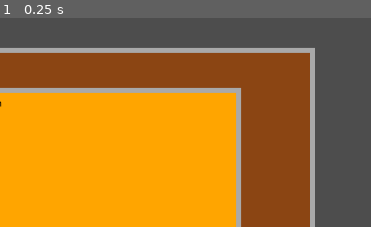
Above: before the commit, frame 1.
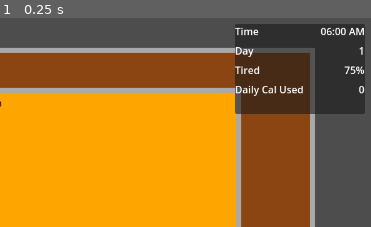
Above: after the commit, the same moment.

Repository: nexus382/firetower-game
Game: Godot game, scene res://scenes/Main.tscn
Two runs of this game, one before a commit and one after it. Both use one fixed random seed, a clock stepped at 60 frames per second and the inputs below.
Inputs:
- Up to frame 1 (0.25 s): no input
The pictures show only the part of the screen within x 50-100%, y 0-50%; the shares and areas given below are measured in that part.

The runs differ from the first frame. In frame 1, 15% of the frame differs, in the area x 63-99%, y 2-46%.
Error after the commit: Parse Error: Cannot infer the type of "base_minutes" variable because the value doesn't have a set type. (res://scripts/GameManager.gd:78)

Commit message:
Add time system and redesign HUD panel

Diff:
--- a/scenes/Main.tscn
+++ b/scenes/Main.tscn
@@ -1,12 +1,21 @@
-[gd_scene load_steps=4 format=3 uid="uid://clrcv081gblwd"]
+[gd_scene load_steps=6 format=3 uid="uid://clrcv081gblwd"]
 
 [ext_resource type="Script" path="res://scripts/GameManager.gd" id="1"]
 [ext_resource type="Script" path="res://scripts/Player.gd" id="2"]
 [ext_resource type="Script" path="res://scripts/CameraController.gd" id="3"]
 [ext_resource type="Script" path="res://scripts/TowerManager.gd" id="4"]
+[ext_resource type="Script" path="res://scripts/ui/HUD.gd" id="5"]
+[ext_resource type="Script" path="res://scripts/ui/TaskMenu.gd" id="6"]
 
 [sub_resource type="RectangleShape2D" id="1"]
 size = Vector2(32, 32)
+
+[sub_resource type="StyleBoxFlat" id="2"]
+bg_color = Color(0, 0, 0, 0.45)
+corner_radius_top_left = 8
+corner_radius_top_right = 8
+corner_radius_bottom_right = 8
+corner_radius_bottom_left = 8
 
 [node name="Main" type="Node2D"]
 
@@ -34,3 +43,126 @@
 color = Color(0, 0, 1, 1)
 
 [node name="UI" type="CanvasLayer" parent="."]
+
+[node name="HUD" type="Control" parent="UI"]
+anchor_right = 1.0
+anchor_bottom = 1.0
+script = ExtResource("5")
+
+[node name="StatsPanel" type="PanelContainer" parent="UI/HUD"]
+anchor_left = 1.0
+anchor_right = 1.0
+offset_left = -224.0
+offset_top = 16.0
+offset_right = -16.0
+offset_bottom = 160.0
+custom_styles/panel = SubResource("2")
+
+[node name="Rows" type="VBoxContainer" parent="UI/HUD/StatsPanel"]
+anchor_right = 1.0
+anchor_bottom = 1.0
+offset_left = 16.0
+offset_top = 16.0
+offset_right = -16.0
+offset_bottom = -16.0
+theme_override_constants/separation = 8
+
+[node name="TimeRow" type="HBoxContainer" parent="UI/HUD/StatsPanel/Rows"]
+size_flags_horizontal = 3
+
+[node name="TimeLabel" type="Label" parent="UI/HUD/StatsPanel/Rows/TimeRow"]
+text = "Time"
+size_flags_horizontal = 3
+
+[node name="TimeValue" type="Label" parent="UI/HUD/StatsPanel/Rows/TimeRow"]
+horizontal_alignment = 2
+text = "06:00 AM"
+
+[node name="DayRow" type="HBoxContainer" parent="UI/HUD/StatsPanel/Rows"]
+size_flags_horizontal = 3
+
+[node name="DayLabel" type="Label" parent="UI/HUD/StatsPanel/Rows/DayRow"]
+text = "Day"
+size_flags_horizontal = 3
+
+[node name="DayValue" type="Label" parent="UI/HUD/StatsPanel/Rows/DayRow"]
+horizontal_alignment = 2
+text = "1"
+
+[node name="TiredRow" type="HBoxContainer" parent="UI/HUD/StatsPanel/Rows"]
+size_flags_horizontal = 3
+
+[node name="TiredLabel" type="Label" parent="UI/HUD/StatsPanel/Rows/TiredRow"]
+text = "Tired"
+size_flags_horizontal = 3
+
+[node name="TiredValue" type="Label" parent="UI/HUD/StatsPanel/Rows/TiredRow"]
+horizontal_alignment = 2
+text = "75%"
+
+[node name="DailyCalRow" type="HBoxContainer" parent="UI/HUD/StatsPanel/Rows"]
+size_flags_horizontal = 3
+
+[node name="DailyCalLabel" type="Label" parent="UI/HUD/StatsPanel/Rows/DailyCalRow"]
+text = "Daily Cal Used"
+size_flags_horizontal = 3
+
+[node name="DailyCalValue" type="Label" parent="UI/HUD/StatsPanel/Rows/DailyCalRow"]
+horizontal_alignment = 2
+text = "0"
+
+[node name="TaskMenu" type="Control" parent="UI"]
+anchor_left = 0.5
+anchor_top = 0.5
+anchor_right = 0.5
+anchor_bottom = 0.5
+offset_left = -160.0
+offset_top = -120.0
+offset_right = 160.0
+offset_bottom = 120.0
+script = ExtResource("6")
+
+[node name="Panel" type="Panel" parent="UI/TaskMenu"]
+anchor_right = 1.0
+anchor_bottom = 1.0
+
+[node name="VBox" type="VBoxContainer" parent="UI/TaskMenu/Panel"]
+anchor_right = 1.0
+anchor_bottom = 1.0
+custom_constants/separation = 12
+offset_left = 16.0
+offset_top = 16.0
+offset_right = -16.0
+offset_bottom = -16.0
+
+[node name="TitleLabel" type="Label" parent="UI/TaskMenu/Panel/VBox"]
+text = "Sleep Task"
+horizontal_alignment = 1
+
+[node name="HourSelector" type="HBoxContainer" parent="UI/TaskMenu/Panel/VBox"]
+size_flags_horizontal = 3
+alignment = 1
+custom_constants/separation = 12
+
+[node name="DecreaseButton" type="Button" parent="UI/TaskMenu/Panel/VBox/HourSelector"]
+text = "<"
+
+[node name="HoursValue" type="Label" parent="UI/TaskMenu/Panel/VBox/HourSelector"]
+custom_minimum_size = Vector2(48, 0)
+horizontal_alignment = 1
+vertical_alignment = 1
+text = "0"
+
+[node name="IncreaseButton" type="Button" parent="UI/TaskMenu/Panel/VBox/HourSelector"]
+text = ">"
+
+[node name="SummaryLabel" type="Label" parent="UI/TaskMenu/Panel/VBox"]
+text = "Each hour: +10% rest / -100 cal"
+horizontal_alignment = 1
+
+[node name="SleepButton" type="Button" parent="UI/TaskMenu/Panel/VBox"]
+text = "Rest"
+
+[connection signal="pressed" from="UI/TaskMenu/Panel/VBox/HourSelector/DecreaseButton" to="UI/TaskMenu" method="_on_decrease_button_pressed"]
+[connection signal="pressed" from="UI/TaskMenu/Panel/VBox/HourSelector/IncreaseButton" to="UI/TaskMenu" method="_on_increase_button_pressed"]
+[connection signal="pressed" from="UI/TaskMenu/Panel/VBox/SleepButton" to="UI/TaskMenu" method="_on_sleep_button_pressed"]
--- a/scripts/GameManager.gd
+++ b/scripts/GameManager.gd
@@ -1,5 +1,12 @@
 extends Node
 class_name GameManager
+
+const SleepSystem = preload("res://scripts/systems/SleepSystem.gd")
+const TimeSystem = preload("res://scripts/systems/TimeSystem.gd")
+const BodyWeightSystem = preload("res://scripts/systems/BodyWeightSystem.gd")
+
+signal time_changed(formatted_time: String)
+signal day_changed(day_index: int)
 
 # Core game state
 var current_day: int = 1
@@ -7,6 +14,11 @@
 
 # Player reference
 var player: CharacterBody2D
+
+# Simulation systems
+var sleep_system: SleepSystem
+var time_system: TimeSystem
+var body_weight_system: BodyWeightSystem
 
 func _ready():
     print("🎮 GameManager initialized - Day %d" % current_day)
@@ -16,6 +28,14 @@
     else:
         print("❌ Player not found!")
 
+    sleep_system = SleepSystem.new()
+    time_system = TimeSystem.new()
+    body_weight_system = BodyWeightSystem.new()
+
+    current_day = time_system.get_current_day()
+    time_system.time_changed.connect(_on_time_changed)
+    time_system.day_rolled_over.connect(_on_day_rolled_over)
+
 func pause_game():
     game_paused = true
     print("⏸️ Game paused")
@@ -23,3 +43,76 @@
 func resume_game():
     game_paused = false
     print("▶️ Game resumed")
+
+func get_sleep_system() -> SleepSystem:
+    """Expose the sleep system for UI consumers."""
+    return sleep_system
+
+func get_time_system() -> TimeSystem:
+    """Expose the shared timekeeper."""
+    return time_system
+
+func get_body_weight_system() -> BodyWeightSystem:
+    """Expose weight data for modifiers and UI."""
+    return body_weight_system
+
+func get_sleep_percent() -> float:
+    """Convenience accessor for tired meter value."""
+    return sleep_system.get_sleep_percent() if sleep_system else 0.0
+
+func get_daily_calories_used() -> int:
+    """Current daily calorie usage (can go negative)."""
+    return sleep_system.get_daily_calories_used() if sleep_system else 0
+
+func get_formatted_time() -> String:
+    return time_system.get_formatted_time() if time_system else "--:--"
+
+func set_difficulty_multiplier(value: float):
+    if time_system:
+        time_system.set_difficulty_multiplier(value)
+
+func get_effective_minutes_for_hours(hours: int) -> Dictionary:
+    if not time_system:
+        return {}
+    var weight_multiplier := _get_weight_time_multiplier()
+    var base_minutes := max(hours, 0) * 60
+    var preview := time_system.preview_minutes(base_minutes, weight_multiplier)
+    preview["weight_multiplier"] = weight_multiplier
+    preview["difficulty_multiplier"] = time_system.get_difficulty_multiplier() if time_system else 1.0
+    return preview
+
+func schedule_sleep(hours: int) -> Dictionary:
+    """Apply sleep hours and propagate calorie burn."""
+    if not sleep_system or not time_system:
+        return {}
+
+    var weight_multiplier := _get_weight_time_multiplier()
+    var time_result := time_system.advance_hours(hours, weight_multiplier)
+    var sleep_result := sleep_system.apply_sleep(hours)
+    sleep_result["time_spent_minutes"] = time_result.get("effective_minutes", 0)
+    sleep_result["finished_at"] = time_result.get("result_time", get_formatted_time())
+    sleep_result["rolled_days"] = time_result.get("rolled_days", 0)
+    sleep_result["finished_day"] = time_result.get("result_day", current_day)
+    print("⏱️ Sleep task used %d min (weight x%.2f) -> finished %s on Day %d" % [
+        sleep_result["time_spent_minutes"],
+        weight_multiplier,
+        sleep_result["finished_at"],
+        sleep_result["finished_day"]
+    ])
+    return sleep_result
+
+func _get_weight_time_multiplier() -> float:
+    if body_weight_system:
+        return body_weight_system.get_time_multiplier()
+    return 1.0
+
+func _on_time_changed(formatted_time: String):
+    time_changed.emit(formatted_time)
+
+func _on_day_rolled_over(new_day_index: int):
+    current_day = new_day_index
+    if sleep_system:
+        sleep_system.reset_daily_counters()
+    if body_weight_system:
+        body_weight_system.reset_daily_counters()
+    day_changed.emit(current_day)
--- a/scripts/systems/BodyWeightSystem.gd
+++ b/scripts/systems/BodyWeightSystem.gd
@@ -25,6 +25,14 @@
     SKINNY,        # 150-179 lbs
     NORMAL,        # 180-219 lbs
     OVERWEIGHT     # >= 220 lbs
+}
+
+# Task timing modifiers
+const WEIGHT_TIME_MULTIPLIERS := {
+    WeightCategory.MALNOURISHED: 1.35,
+    WeightCategory.SKINNY: 1.15,
+    WeightCategory.NORMAL: 1.0,
+    WeightCategory.OVERWEIGHT: 1.25
 }
 
 func _init():
@@ -144,3 +152,14 @@
         "net": daily_calories_consumed - daily_calories_burned,
         "category": get_weight_category_name()
     }
+
+func get_time_multiplier() -> float:
+    """Multiplier applied to task durations based on weight class"""
+    var category := get_weight_category()
+    return WEIGHT_TIME_MULTIPLIERS.get(category, 1.0)
+
+func reset_daily_counters():
+    """Clear per-day calorie tracking when the clock rolls over"""
+    daily_calories_consumed = 0
+    daily_calories_burned = 0
+    print("🔁 Body weight daily counters reset")
--- /dev/null
+++ b/scripts/systems/SleepSystem.gd
@@ -0,0 +1,88 @@
+extends RefCounted
+class_name SleepSystem
+
+# Sleep configuration
+const MIN_SLEEP_PERCENT: float = 0.0
+const MAX_SLEEP_PERCENT: float = 100.0
+const SLEEP_PERCENT_PER_HOUR: float = 10.0
+const CALORIES_PER_SLEEP_HOUR: int = 100
+
+# Signals for UI bindings
+signal sleep_percent_changed(new_percent: float)
+signal daily_calories_used_changed(new_total: int)
+
+# Internal state
+var sleep_percent: float = 75.0
+var daily_calories_used: int = 0
+
+func _init():
+    print("😴 SleepSystem ready with %.0f%% rest" % sleep_percent)
+
+func get_sleep_percent() -> float:
+    """Current tired meter value (0-100%)."""
+    return sleep_percent
+
+func get_daily_calories_used() -> int:
+    """Calories burned today from all activities."""
+    return daily_calories_used
+
+func apply_sleep(hours: int) -> Dictionary:
+    """Increase rest by scheduled sleep hours and track calorie burn."""
+    hours = max(hours, 0)
+    if hours == 0:
+        return {
+            "hours": 0,
+            "percent_gained": 0.0,
+            "new_percent": sleep_percent,
+            "calories_used": 0
+        }
+
+    var gained_percent = hours * SLEEP_PERCENT_PER_HOUR
+    var previous_percent = sleep_percent
+    sleep_percent = clamp(previous_percent + gained_percent, MIN_SLEEP_PERCENT, MAX_SLEEP_PERCENT)
+    var actual_gain = sleep_percent - previous_percent
+
+    var calories_spent = hours * CALORIES_PER_SLEEP_HOUR
+    daily_calories_used += calories_spent
+
+    sleep_percent_changed.emit(sleep_percent)
+    daily_calories_used_changed.emit(daily_calories_used)
+
+    print("🛌 Slept %d hour(s): +%.0f%% rest, %.0f%% total" % [hours, actual_gain, sleep_percent])
+    print("🔥 Daily calories used: %d" % daily_calories_used)
+
+    return {
+        "hours": hours,
+        "percent_gained": actual_gain,
+        "new_percent": sleep_percent,
+        "calories_used": calories_spent
+    }
+
+func consume_sleep(percent: float) -> float:
+    """Reduce rest by a raw percent (for tiring actions)."""
+    percent = max(percent, 0.0)
+    if percent == 0.0:
+        return 0.0
+
+    var previous_percent = sleep_percent
+    sleep_percent = clamp(previous_percent - percent, MIN_SLEEP_PERCENT, MAX_SLEEP_PERCENT)
+    var actual_spent = previous_percent - sleep_percent
+
+    if !is_zero_approx(actual_spent):
+        sleep_percent_changed.emit(sleep_percent)
+        print("😓 Spent %.0f%% rest (%.0f%% remaining)" % [actual_spent, sleep_percent])
+
+    return actual_spent
+
+func adjust_daily_calories(calorie_delta: int) -> int:
+    """Apply external calorie changes (e.g. meals) to the daily total."""
+    daily_calories_used += calorie_delta
+    daily_calories_used_changed.emit(daily_calories_used)
+    print("📊 Daily calorie delta adjusted by %d (total: %d)" % [calorie_delta, daily_calories_used])
+    return daily_calories_used
+
+func reset_daily_counters():
+    """Clear daily tracking at day rollover."""
+    daily_calories_used = 0
+    daily_calories_used_changed.emit(daily_calories_used)
+    print("🔄 Daily calorie usage reset")
--- /dev/null
+++ b/scripts/systems/TimeSystem.gd
@@ -0,0 +1,116 @@
+extends RefCounted
+class_name TimeSystem
+
+const MINUTES_PER_DAY: int = 1440
+const DAY_START_MINUTES: int = 360  # 6:00 AM baseline
+const MIN_DIFFICULTY_MULTIPLIER: float = 0.1
+
+signal time_changed(formatted_time: String)
+signal day_rolled_over(new_day: int)
+
+var current_day_index: int = 1
+var minutes_since_day_start: int = 0
+var difficulty_multiplier: float = 1.0
+
+func _init():
+    minutes_since_day_start = 0
+    print("🕒 TimeSystem ready at %s" % get_formatted_time())
+
+func set_difficulty_multiplier(value: float):
+    difficulty_multiplier = max(value, MIN_DIFFICULTY_MULTIPLIER)
+    print("🎚️ Difficulty multiplier set to %.2f" % difficulty_multiplier)
+
+func get_difficulty_multiplier() -> float:
+    return difficulty_multiplier
+
+func get_current_day() -> int:
+    return current_day_index
+
+func get_formatted_time() -> String:
+    return _format_minutes(minutes_since_day_start)
+
+func get_minutes_until_day_reset() -> int:
+    return MINUTES_PER_DAY - minutes_since_day_start
+
+func calculate_effective_minutes(base_minutes: int, weight_factor: float = 1.0, difficulty_override: float = -1.0) -> int:
+    if base_minutes <= 0:
+        return 0
+    var difficulty := difficulty_multiplier if difficulty_override <= 0.0 else max(difficulty_override, MIN_DIFFICULTY_MULTIPLIER)
+    var effective := int(round(base_minutes * max(weight_factor, 0.0) * difficulty))
+    return max(effective, 1)
+
+func preview_minutes(base_minutes: int, weight_factor: float = 1.0, difficulty_override: float = -1.0) -> Dictionary:
+    var effective := calculate_effective_minutes(base_minutes, weight_factor, difficulty_override)
+    if effective == 0:
+        return {
+            "base_minutes": 0,
+            "effective_minutes": 0,
+            "rolled_days": 0,
+            "result_day": current_day_index,
+            "result_time": get_formatted_time()
+        }
+
+    var temp_minutes := minutes_since_day_start + effective
+    var rolled_days := temp_minutes / MINUTES_PER_DAY
+    var result_minutes_since_start := temp_minutes % MINUTES_PER_DAY
+    var result_day := current_day_index + rolled_days
+
+    return {
+        "base_minutes": base_minutes,
+        "effective_minutes": effective,
+        "rolled_days": rolled_days,
+        "result_day": result_day,
+        "result_time": _format_minutes(result_minutes_since_start)
+    }
+
+func advance_minutes(base_minutes: int, weight_factor: float = 1.0, difficulty_override: float = -1.0) -> Dictionary:
+    var effective := calculate_effective_minutes(base_minutes, weight_factor, difficulty_override)
+    if effective == 0:
+        return {
+            "base_minutes": 0,
+            "effective_minutes": 0,
+            "rolled_days": 0,
+            "result_day": current_day_index,
+            "result_time": get_formatted_time()
+        }
+
+    var rolled_days := 0
+    var remaining := effective
+    while remaining > 0:
+        var minutes_until_roll := MINUTES_PER_DAY - minutes_since_day_start
+        if remaining < minutes_until_roll:
+            minutes_since_day_start += remaining
+            remaining = 0
+        else:
+            remaining -= minutes_until_roll
+            minutes_since_day_start = 0
+            rolled_days += 1
+            current_day_index += 1
+            day_rolled_over.emit(current_day_index)
+            print("📅 New day: %d at 6:00 AM" % current_day_index)
+
+    var formatted := get_formatted_time()
+    time_changed.emit(formatted)
+
+    return {
+        "base_minutes": base_minutes,
+        "effective_minutes": effective,
+        "rolled_days": rolled_days,
+        "result_day": current_day_index,
+        "result_time": formatted
+    }
+
+func advance_hours(hours: float, weight_factor: float = 1.0, difficulty_override: float = -1.0) -> Dictionary:
+    var base_minutes := int(round(hours * 60.0))
+    return advance_minutes(base_minutes, weight_factor, difficulty_override)
+
+func _format_minutes(minutes_since_start: int) -> String:
+    minutes_since_start = clamp(minutes_since_start, 0, MINUTES_PER_DAY - 1)
+    var absolute_minutes := (DAY_START_MINUTES + minutes_since_start) % MINUTES_PER_DAY
+    var hour_24 := absolute_minutes / 60
+    var minute := absolute_minutes % 60
+    var meridiem := "AM" if hour_24 < 12 else "PM"
+    var display_hour := hour_24 % 12
+    if display_hour == 0:
+        display_hour = 12
+    return "%02d:%02d %s" % [display_hour, minute, meridiem]
--- /dev/null
+++ b/scripts/ui/HUD.gd
@@ -0,0 +1,47 @@
+extends Control
+
+@onready var game_manager: GameManager = get_tree().get_current_scene().get_node("GameManager")
+@onready var time_value_label: Label = $StatsPanel/Rows/TimeRow/TimeValue
+@onready var day_value_label: Label = $StatsPanel/Rows/DayRow/DayValue
+@onready var tired_value_label: Label = $StatsPanel/Rows/TiredRow/TiredValue
+@onready var daily_cal_value_label: Label = $StatsPanel/Rows/DailyCalRow/DailyCalValue
+
+func _ready():
+    var value_labels = [time_value_label, day_value_label, tired_value_label, daily_cal_value_label]
+    for label in value_labels:
+        label.add_theme_color_override("font_color", Color.WHITE)
+        label.add_theme_color_override("font_outline_color", Color(0, 0, 0, 0.65))
+
+    if game_manager == null:
+        push_warning("GameManager not found for HUD")
+        return
+
+    var sleep_system = game_manager.get_sleep_system()
+    if sleep_system:
+        sleep_system.sleep_percent_changed.connect(_on_sleep_percent_changed)
+        sleep_system.daily_calories_used_changed.connect(_on_daily_calories_used_changed)
+        _on_sleep_percent_changed(sleep_system.get_sleep_percent())
+        _on_daily_calories_used_changed(sleep_system.get_daily_calories_used())
+    else:
+        push_warning("SleepSystem not available on GameManager")
+
+    var time_system = game_manager.get_time_system()
+    if time_system:
+        game_manager.time_changed.connect(_on_time_changed)
+        game_manager.day_changed.connect(_on_day_changed)
+        _on_time_changed(game_manager.get_formatted_time())
+        _on_day_changed(game_manager.current_day)
+    else:
+        push_warning("TimeSystem not available on GameManager")
+
+func _on_sleep_percent_changed(value: float):
+    tired_value_label.text = "%d%%" % int(round(value))
+
+func _on_daily_calories_used_changed(value: int):
+    daily_cal_value_label.text = "%d" % value
+
+func _on_time_changed(formatted_time: String):
+    time_value_label.text = formatted_time
+
+func _on_day_changed(day_index: int):
+    day_value_label.text = str(day_index)
--- /dev/null
+++ b/scripts/ui/TaskMenu.gd
@@ -0,0 +1,74 @@
+extends Control
+
+@export var max_sleep_hours: int = 12
+
+const SLEEP_PERCENT_PER_HOUR: int = 10
+const CALORIES_PER_SLEEP_HOUR: int = 100
+
+var selected_hours: int = 0
+
+@onready var game_manager: GameManager = get_tree().get_current_scene().get_node("GameManager")
+@onready var hours_value_label: Label = $Panel/VBox/HourSelector/HoursValue
+@onready var summary_label: Label = $Panel/VBox/SummaryLabel
+
+func _ready():
+    visible = false
+    set_process_unhandled_input(true)
+    summary_label.add_theme_color_override("font_color", Color.WHITE)
+    summary_label.add_theme_color_override("font_outline_color", Color(0, 0, 0, 0.65))
+    _refresh_display()
+
+func _unhandled_input(event):
+    if event.is_action_pressed("action_menu") and !event.is_echo():
+        visible = !visible
+        if visible:
+            grab_focus()
+        get_viewport().set_input_as_handled()
+
+func _refresh_display():
+    hours_value_label.text = str(selected_hours)
+    if selected_hours == 0:
+        summary_label.text = "Each hour: +10% rest / -100 cal"
+    else:
+        var rest_gain = selected_hours * SLEEP_PERCENT_PER_HOUR
+        var calories = selected_hours * CALORIES_PER_SLEEP_HOUR
+        var preview := _get_preview_for_hours(selected_hours)
+        var duration_text := _format_minutes(preview.get("effective_minutes", selected_hours * 60))
+        var finish_time := preview.get("result_time", "--:--")
+        summary_label.text = "%d hr -> +%d%% rest / -%d cal\nTakes %s • Ends %s" % [
+            selected_hours,
+            rest_gain,
+            calories,
+            duration_text,
+            finish_time
+        ]
+
+func _on_decrease_button_pressed():
+    selected_hours = max(selected_hours - 1, 0)
+    _refresh_display()
+
+func _on_increase_button_pressed():
+    selected_hours = min(selected_hours + 1, max_sleep_hours)
+    _refresh_display()
+
+func _on_sleep_button_pressed():
+    if game_manager and selected_hours > 0:
+        var result = game_manager.schedule_sleep(selected_hours)
+        if result.has("new_percent"):
+            print("✅ Sleep applied: %s" % result)
+    selected_hours = 0
+    _refresh_display()
+    visible = false
+
+func _get_preview_for_hours(hours: int) -> Dictionary:
+    if not game_manager:
+        return {}
+    return game_manager.get_effective_minutes_for_hours(hours)
+
+func _format_minutes(total_minutes: int) -> String:
+    total_minutes = max(total_minutes, 0)
+    var hours = total_minutes / 60
+    var minutes = total_minutes % 60
+    if hours > 0:
+        return "%dh %02dm" % [hours, minutes]
+    return "%02dm" % minutes
